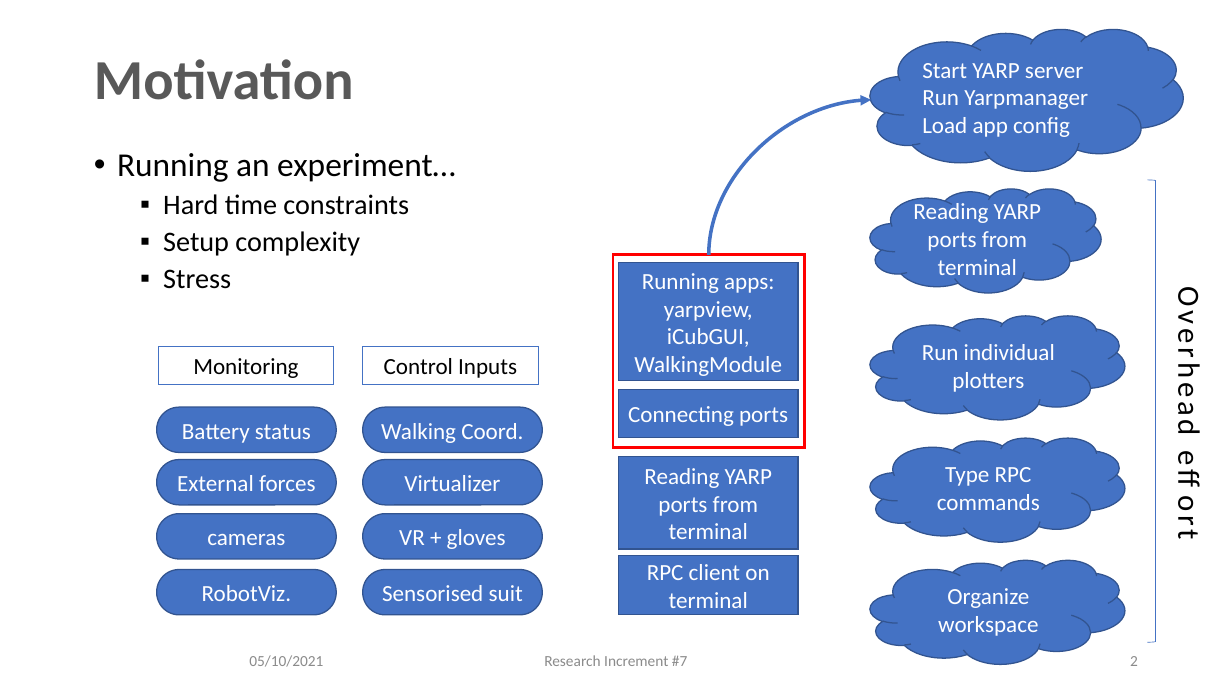
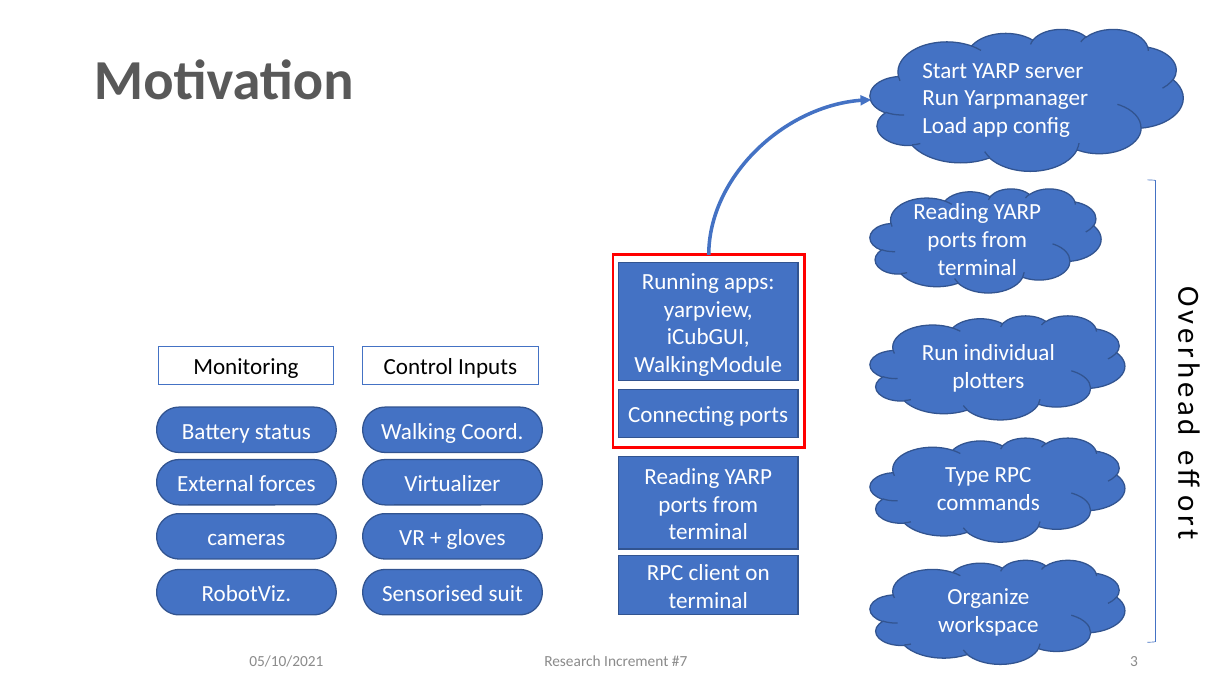
Before and after one commit to ami-iit/yarp-openmct, a slide deck: slide 3 of slides/XTeam_RI_Vertical_iCubTelemetryVisualizer_05102021.pptx (slide 2 before the commit). Drawn at 1232x693 pixels with LibreOffice and Linux fonts; fonts in the diff are those of the drawing; grey boxes stand for pictures; background and template pictures are left out. Boxes give left, top, right and bottom in pixels: in the first picture for what was removed or moved away, otherwise in the second. Text is boxed around its words. In the diff, an @@ line names an element or a change of style, - is before the commit and + after.

Commit message:
Motivation completed

```diff
--- a/slides/XTeam_RI_Vertical_iCubTelemetryVisualizer_05102021.pptx
+++ b/slides/XTeam_RI_Vertical_iCubTelemetryVisualizer_05102021.pptx
@@ text removed at (117, 153, 456, 289) @@
-• Running an experiment…
-  ▪ Hard time constraints
-  ▪ Setup complexity
-  ▪ Stress
@@ page number at (1130, 656, 1138, 666): text changed @@
-2
+3
```
Also in this commit, not shown: 2 other slides changed, 1 slide added, 1 slide removed.
